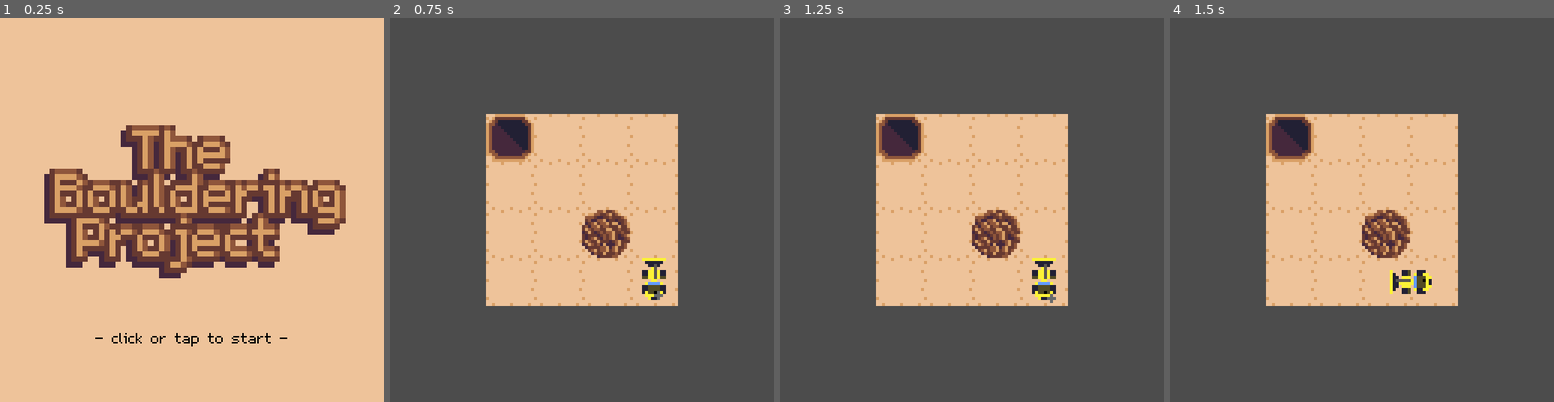
Above: before the commit, frames 1-4 (left to right).
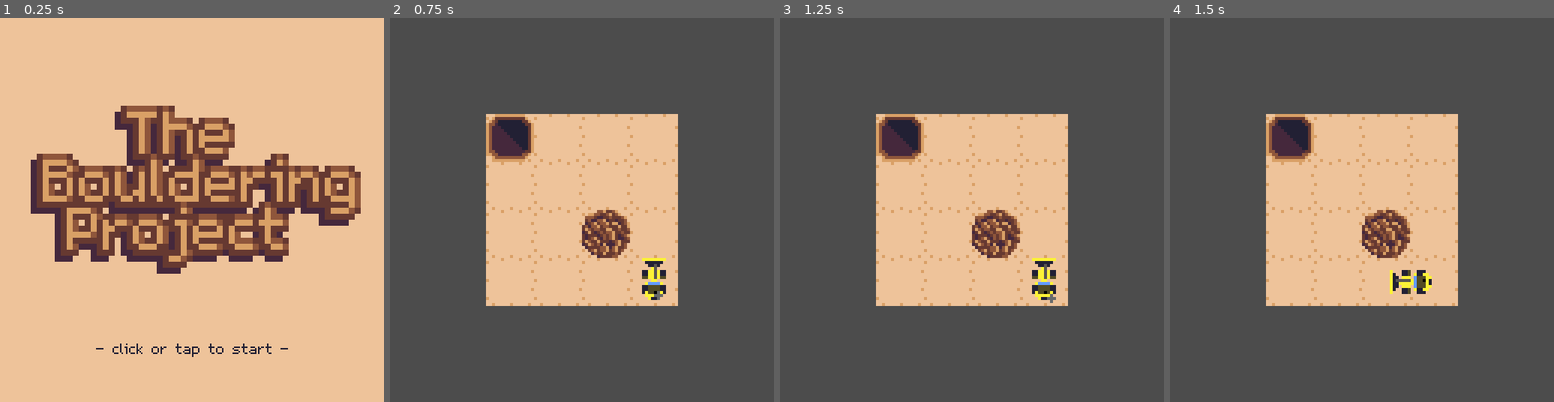
Above: after the commit, the same moments.

Repository: aludvik/Bouldering
Game: Godot game, scene res://main_menu/MainMenu.tscn
Two runs of this game, one before a commit and one after it. Both use one fixed random seed, a clock stepped at 60 frames per second and the inputs below.
Inputs (mouse positions are in pixels of both pictures, inside the frame that each line leads up to):
- Up to frame 1 (0.25 s): no input
- Up to frame 2 (0.75 s): tap Enter at 0.5 s; move the mouse to (666, 190) at 0.52 s; click (666, 190) at 0.67 s
- Up to frame 3 (1.25 s): no input
- Up to frame 4 (1.5 s): move the mouse to (1285, 229) at 1.27 s; click (1285, 229) at 1.42 s

The runs differ from the first frame. In frame 1, 19% of the frame differs, in the area x 8-94%, y 22-89%; in frame 2, nothing differs; in frame 3, nothing differs; in frame 4, nothing differs.

Commit message:
Use responsive layout for main menu

Diff:
--- a/main_menu/MainMenu.tscn
+++ b/main_menu/MainMenu.tscn
@@ -1,10 +1,14 @@
-[gd_scene load_steps=4 format=2]
+[gd_scene load_steps=5 format=2]
 
-[ext_resource path="res://main_menu/MainMenuFont.tres" type="DynamicFont" id=1]
+[ext_resource path="res://m5x7.ttf" type="DynamicFontData" id=1]
 [ext_resource path="res://main_menu/Title15.png" type="Texture" id=2]
 [ext_resource path="res://main_menu/MainMenu.gd" type="Script" id=3]
 
-[node name="MainMenu" type="Control"]
+[sub_resource type="DynamicFont" id=1]
+size = 32
+font_data = ExtResource( 1 )
+
+[node name="Control" type="Control"]
 anchor_right = 1.0
 anchor_bottom = 1.0
 script = ExtResource( 3 )
@@ -13,35 +17,41 @@
 }
 
 [node name="ColorRect" type="ColorRect" parent="."]
-margin_left = -0.239388
-margin_right = 512.0
-margin_bottom = 512.0
+anchor_right = 1.0
+anchor_bottom = 1.0
 color = Color( 0.933333, 0.764706, 0.603922, 1 )
 __meta__ = {
 "_edit_use_anchors_": false
 }
 
-[node name="TextureRect2" type="TextureRect" parent="."]
-margin_left = 3.02792e-05
-margin_top = 128.0
-margin_right = 512.479
-margin_bottom = 384.0
-texture = ExtResource( 2 )
-expand = true
-stretch_mode = 6
+[node name="MarginContainer" type="MarginContainer" parent="."]
+anchor_left = 0.00101924
+anchor_right = 1.00102
+anchor_bottom = 1.0
+custom_constants/margin_top = 60
+custom_constants/margin_bottom = 60
 __meta__ = {
 "_edit_use_anchors_": false
 }
 
-[node name="Label" type="Label" parent="."]
-margin_top = 400.0
+[node name="VBoxContainer" type="VBoxContainer" parent="MarginContainer"]
+margin_top = 60.0
 margin_right = 512.0
-margin_bottom = 450.0
-custom_fonts/font = ExtResource( 1 )
-custom_colors/font_color = Color( 0, 0, 0, 1 )
+margin_bottom = 452.0
+alignment = 1
+
+[node name="TextureRect" type="TextureRect" parent="MarginContainer/VBoxContainer"]
+margin_right = 512.0
+margin_bottom = 362.0
+size_flags_vertical = 3
+texture = ExtResource( 2 )
+stretch_mode = 6
+
+[node name="Label" type="Label" parent="MarginContainer/VBoxContainer"]
+margin_top = 366.0
+margin_right = 512.0
+margin_bottom = 392.0
+custom_fonts/font = SubResource( 1 )
+custom_colors/font_color = Color( 0.133333, 0.12549, 0.203922, 1 )
 text = "- click or tap to start -"
 align = 1
-valign = 1
-__meta__ = {
-"_edit_use_anchors_": false
-}
